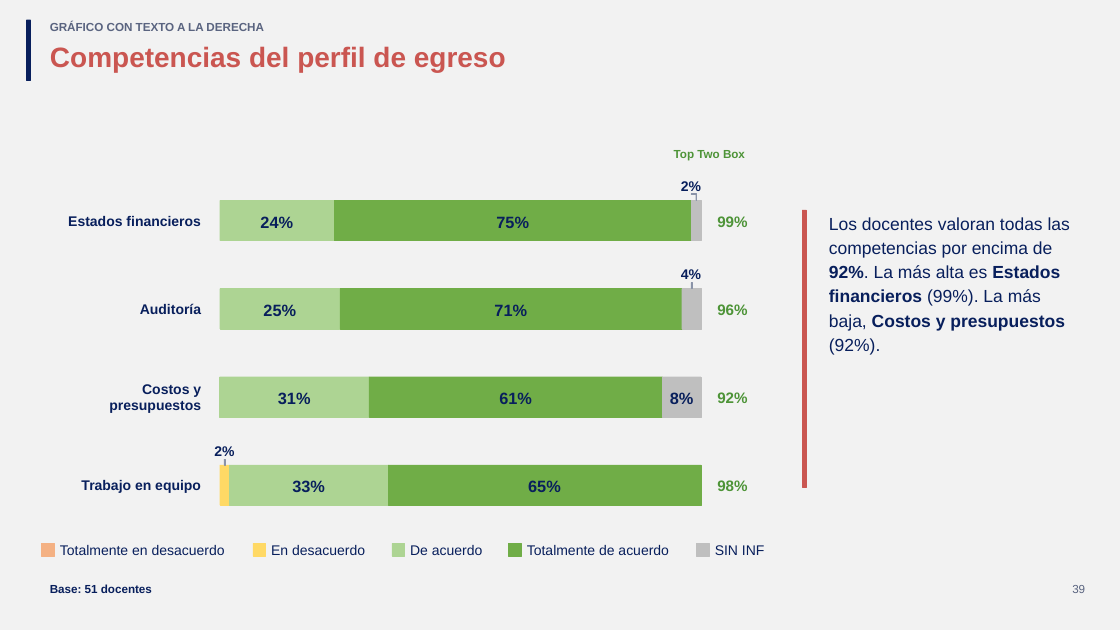
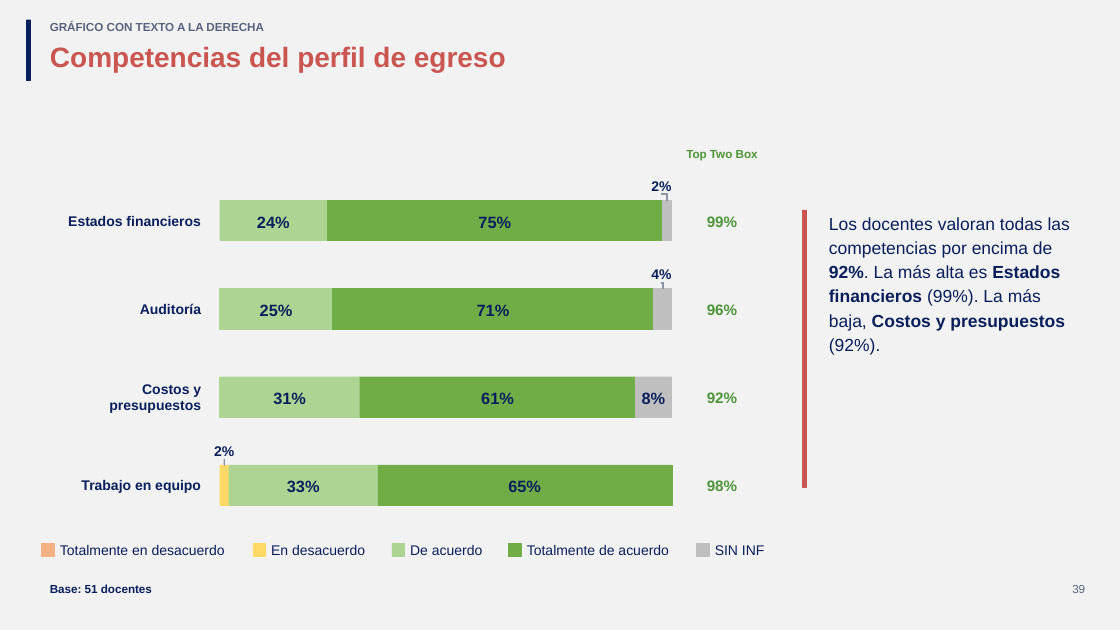
Before and after one commit to GonzaloAlmendariz/prosecnur-app, a slide deck: slide 39 of docs/qa/motor-ppt-2026-10-06/4-recetario/recetario-moderna.pptx. Drawn at 1120x630 pixels with LibreOffice and Linux fonts; fonts in the diff are those of the drawing; background and template pictures are left out. Boxes give left, top, right and bottom in pixels: in the first picture for what was removed or moved away, otherwise in the second. Text is boxed around its words. In the diff, an @@ line names an element or a change of style, - is before the commit and + after.

```diff
--- a/docs/qa/motor-ppt-2026-10-06/4-recetario/recetario-moderna.pptx
+++ b/docs/qa/motor-ppt-2026-10-06/4-recetario/recetario-moderna.pptx
@@ text "Top Two Box": place and size @@
-text "Top Two Box" at bbox=[674, 150, 745, 161]
+text "Top Two Box" at bbox=[686, 150, 758, 161]
@@ rectangle: place and size @@
-rectangle at bbox=[220, 200, 335, 240]
+rectangle at bbox=[220, 200, 328, 240]
@@ text "75%": place and size @@
-text "75%" at bbox=[496, 216, 529, 228]
+text "75%" at bbox=[478, 216, 511, 228]
@@ rectangle: place and size @@
-rectangle at bbox=[334, 200, 692, 240]
+rectangle at bbox=[327, 200, 663, 240]
@@ 6 rectangles, 3 texts: place and size @@
-6 rectangles, 3 texts at bbox=[663, 181, 702, 418]
+6 rectangles, 3 texts at bbox=[635, 181, 672, 418]
@@ text "99%": place and size @@
-text "99%" at bbox=[717, 216, 747, 227]
+text "99%" at bbox=[707, 216, 737, 227]
@@ rectangle: place and size @@
-rectangle at bbox=[220, 289, 341, 329]
+rectangle at bbox=[220, 289, 334, 329]
@@ text "71%": place and size @@
-text "71%" at bbox=[494, 304, 527, 316]
+text "71%" at bbox=[477, 304, 510, 316]
@@ rectangle: place and size @@
-rectangle at bbox=[340, 289, 682, 329]
+rectangle at bbox=[333, 289, 654, 329]
@@ rectangle added at bbox=[662, 281, 663, 282], fill #8A93A8, outline #8A93A8 0.25 pt @@
@@ text "96%": place and size @@
-text "96%" at bbox=[717, 304, 747, 315]
+text "96%" at bbox=[707, 304, 737, 315]
@@ text "31%": place and size @@
-text "31%" at bbox=[278, 392, 311, 404]
+text "31%" at bbox=[273, 392, 306, 404]
@@ rectangle: place and size @@
-rectangle at bbox=[220, 377, 370, 418]
+rectangle at bbox=[220, 377, 360, 418]
@@ text "61%": place and size @@
-text "61%" at bbox=[499, 392, 532, 404]
+text "61%" at bbox=[481, 392, 514, 404]
@@ rectangle: place and size @@
-rectangle at bbox=[369, 377, 663, 418]
+rectangle at bbox=[360, 377, 636, 418]
@@ text "92%": place and size @@
-text "92%" at bbox=[717, 392, 747, 403]
+text "92%" at bbox=[707, 392, 737, 403]
@@ text "33%": place and size @@
-text "33%" at bbox=[292, 480, 325, 492]
+text "33%" at bbox=[287, 480, 320, 492]
@@ rectangle: place and size @@
-rectangle at bbox=[229, 465, 388, 506]
+rectangle at bbox=[229, 465, 378, 506]
@@ text "65%": place and size @@
-text "65%" at bbox=[528, 480, 561, 492]
+text "65%" at bbox=[508, 480, 541, 492]
@@ rectangle: place and size @@
-rectangle at bbox=[388, 465, 702, 506]
+rectangle at bbox=[378, 465, 672, 506]
@@ text "98%": place and size @@
-text "98%" at bbox=[717, 480, 747, 491]
+text "98%" at bbox=[707, 480, 737, 491]
```
Also in this commit, not shown: 15 other slides changed, 4 slides added, 11 other files.
